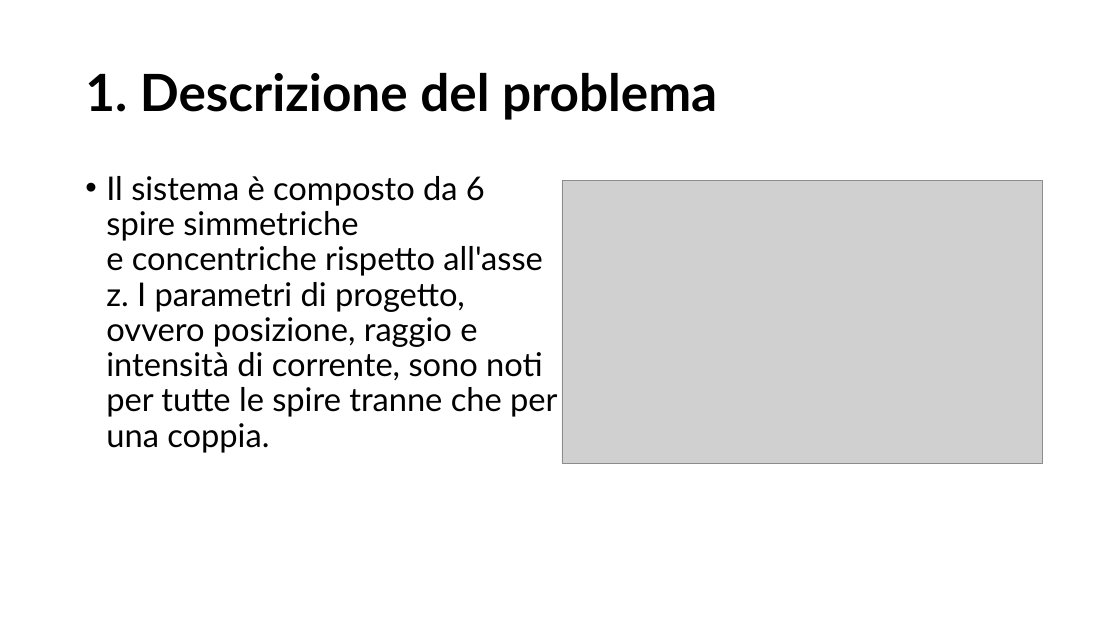
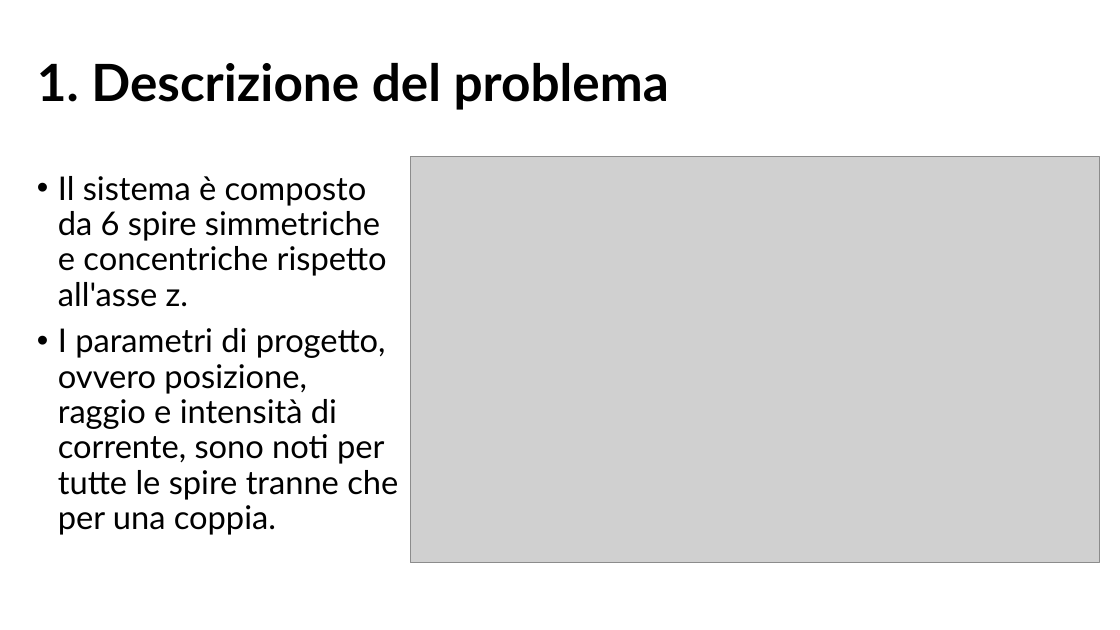
Before and after one commit to BernardoGiordano/NelderMeadMethod, a slide deck: slide 3 of presentazione progetto/Presentazione martone MOTT.pptx. Drawn at 1120x630 pixels with LibreOffice and Linux fonts; fonts in the diff are those of the drawing; grey boxes stand for pictures; background and template pictures are left out. Boxes give left, top, right and bottom in pixels: in the first picture for what was removed or moved away, otherwise in the second. Text is boxed around its words. In the diff, an @@ line names an element or a change of style, - is before the commit and + after.

```diff
--- a/presentazione progetto/Presentazione martone MOTT.pptx
+++ b/presentazione progetto/Presentazione martone MOTT.pptx
@@ title "1. Descrizione del problema": place and size @@
-title "1. Descrizione del problema" at (85, 73, 717, 120)
+title "1. Descrizione del problema" at (37, 63, 669, 110)
@@ text at (58, 176, 398, 535): text changed @@
-• Il sistema è composto da 6 spire simmetriche e concentriche rispetto all'asse z. I parametri di progetto, ovvero posizione, raggio e intensità di corrente, sono noti per tutte le spire tranne che per una coppia.
+• Il sistema è composto da 6 spire simmetriche e concentriche rispetto all'asse z.
+• I parametri di progetto, ovvero posizione, raggio e intensità di corrente, sono noti per tutte le spire tranne che per una coppia.
@@ picture: place and size @@
-picture at (562, 180, 1044, 464)
+picture at (410, 156, 1099, 563)
```
Also in this commit, not shown: 2 other slides changed, 4 other files.
